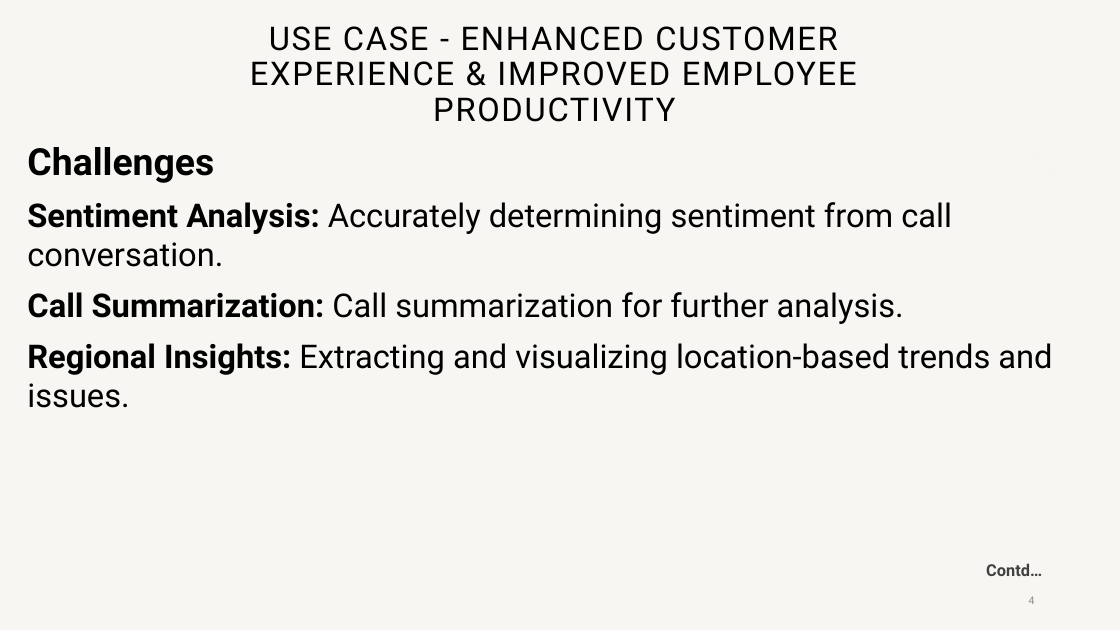
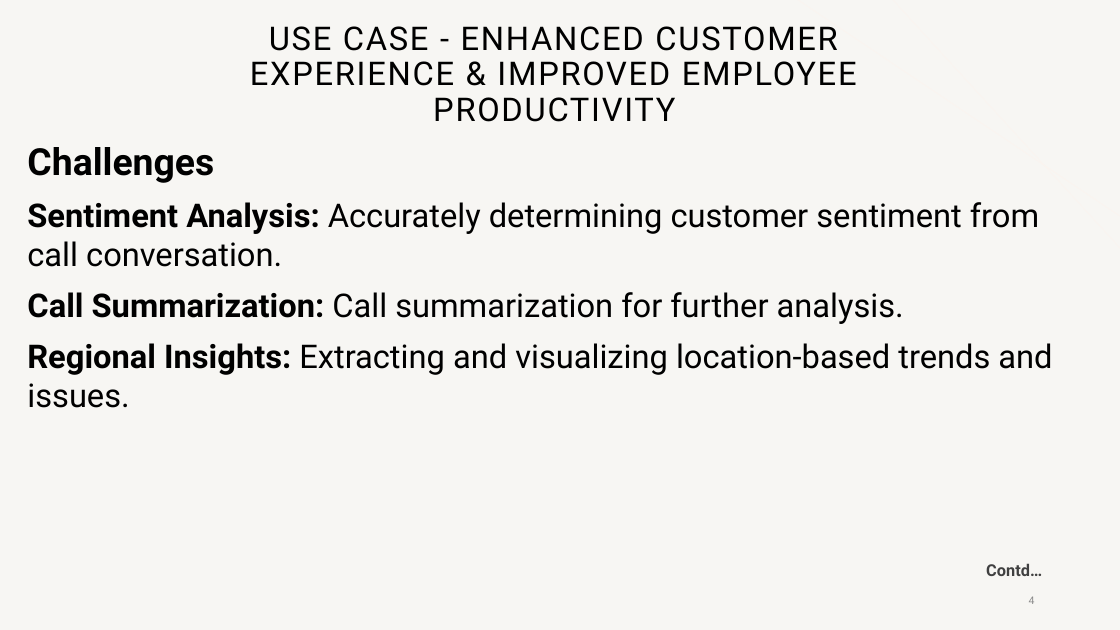
Before and after one commit to meanirban100/IBM-Watsonx-Hackathon, a slide deck: slide 4 of IBM-Watsonx-Presentation.pptx. Drawn at 1120x630 pixels with LibreOffice and Linux fonts; fonts in the diff are those of the drawing; background and template pictures are left out. Boxes give left, top, right and bottom in pixels: in the first picture for what was removed or moved away, otherwise in the second. Text is boxed around its words. In the diff, an @@ line names an element or a change of style, - is before the commit and + after.

```diff
--- a/IBM-Watsonx-Presentation.pptx
+++ b/IBM-Watsonx-Presentation.pptx
@@ text at <box>27,202,1039,267</box>: text changed @@
-Sentiment Analysis: Accurately determining sentiment from call conversation.
+Sentiment Analysis: Accurately determining customer sentiment from call conversation.
```
Also in this commit, not shown: 1 other slide changed, 1 slide added, 1 other file.
